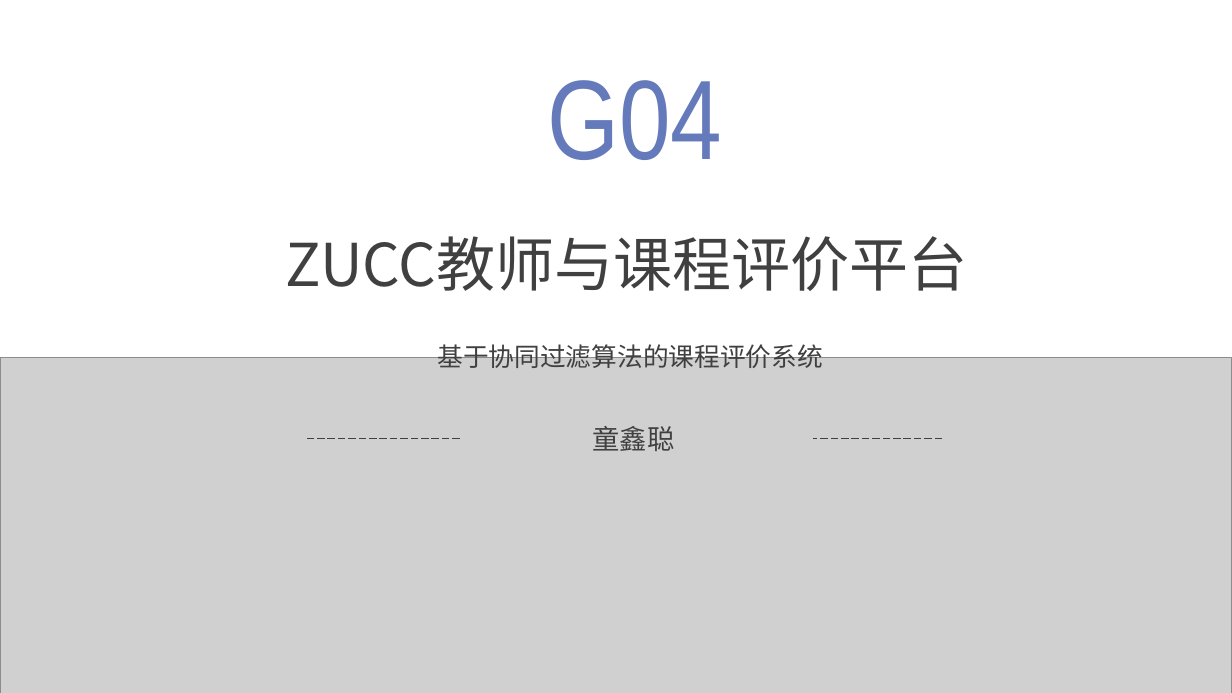
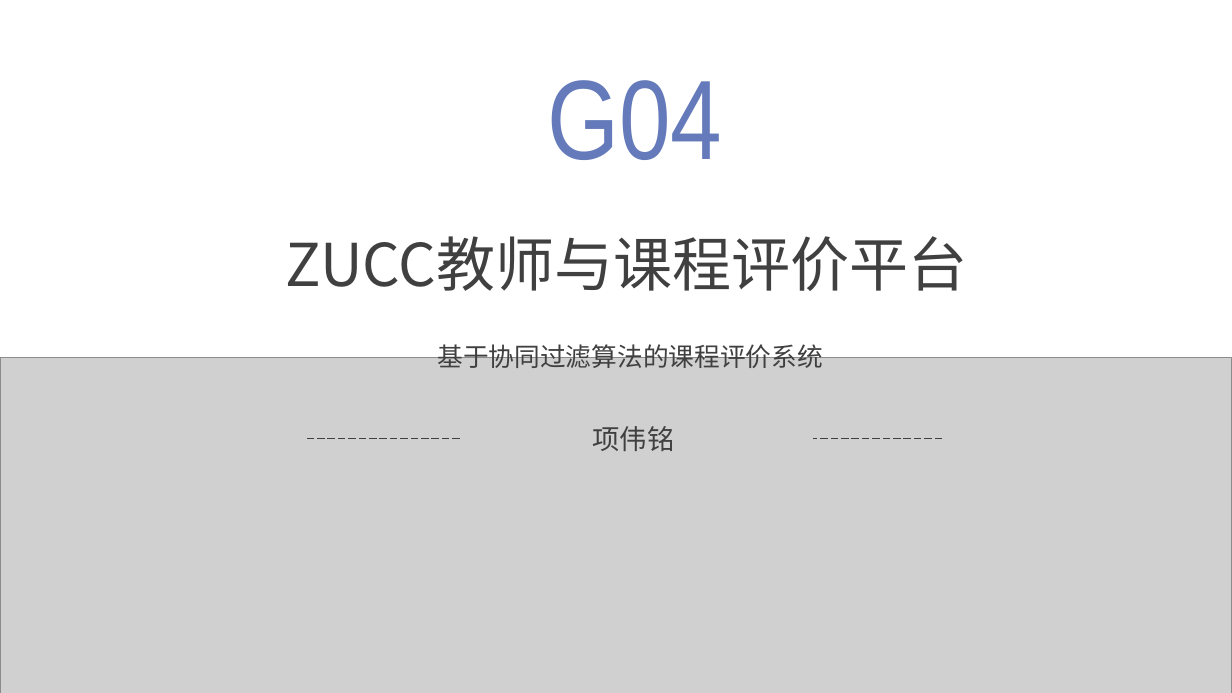
Before and after one commit to yisylvia/ZUCC-COTC, a slide deck: slide 1 of ppt/ZUCC教师与课程评价平台0.1.2.pptx. Drawn at 1232x693 pixels with LibreOffice and Linux fonts; fonts in the diff are those of the drawing; grey boxes stand for pictures. Boxes give left, top, right and bottom in pixels: in the first picture for what was removed or moved away, otherwise in the second. Text is boxed around its words. In the diff, an @@ line names an element or a change of style, - is before the commit and + after.

```diff
--- a/ppt/ZUCC教师与课程评价平台0.1.2.pptx
+++ b/ppt/ZUCC教师与课程评价平台0.1.2.pptx
@@ text at <box>592,426,674,451</box>: text changed @@
-童鑫聪
+项伟铭
```
